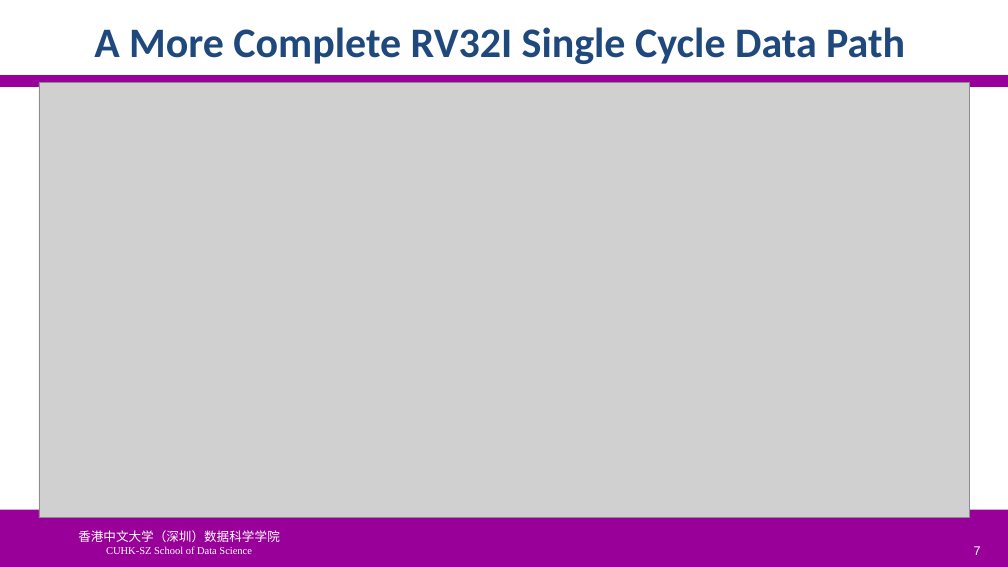
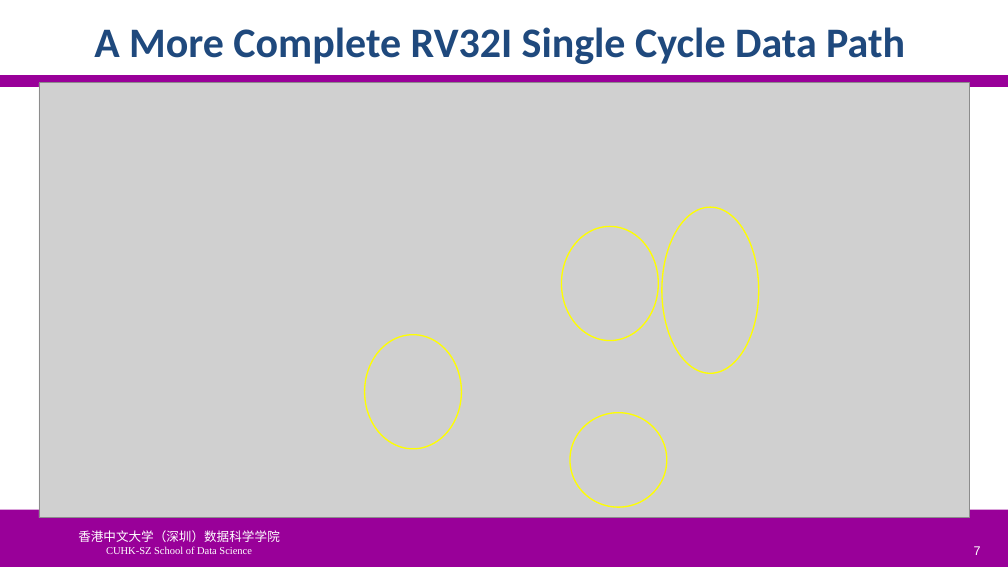
Before and after one commit to SUNCHAOYI923/CMU_CSAPP, a slide deck: slide 7 of slide/CA3060-4-Control.pptx. Drawn at 1008x567 pixels with LibreOffice and Linux fonts; fonts in the diff are those of the drawing; grey boxes stand for pictures; background and template pictures are left out. Boxes give left, top, right and bottom in pixels: in the first picture for what was removed or moved away, otherwise in the second. Text is boxed around its words. In the diff, an @@ line names an element or a change of style, - is before the commit and + after.

```diff
--- a/slide/CA3060-4-Control.pptx
+++ b/slide/CA3060-4-Control.pptx
@@ ellipse added at (x1=662, y1=207, x2=759, y2=374), outline #FFFF00 1.25 pt @@
@@ ellipse added at (x1=562, y1=226, x2=659, y2=340), outline #FFFF00 1.25 pt @@
@@ ellipse added at (x1=364, y1=335, x2=461, y2=449), outline #FFFF00 1.25 pt @@
@@ ellipse added at (x1=570, y1=413, x2=667, y2=507), outline #FFFF00 1.25 pt @@
```
Also in this commit, not shown: 2 other slides changed, 3 slides removed, 5 other files.
